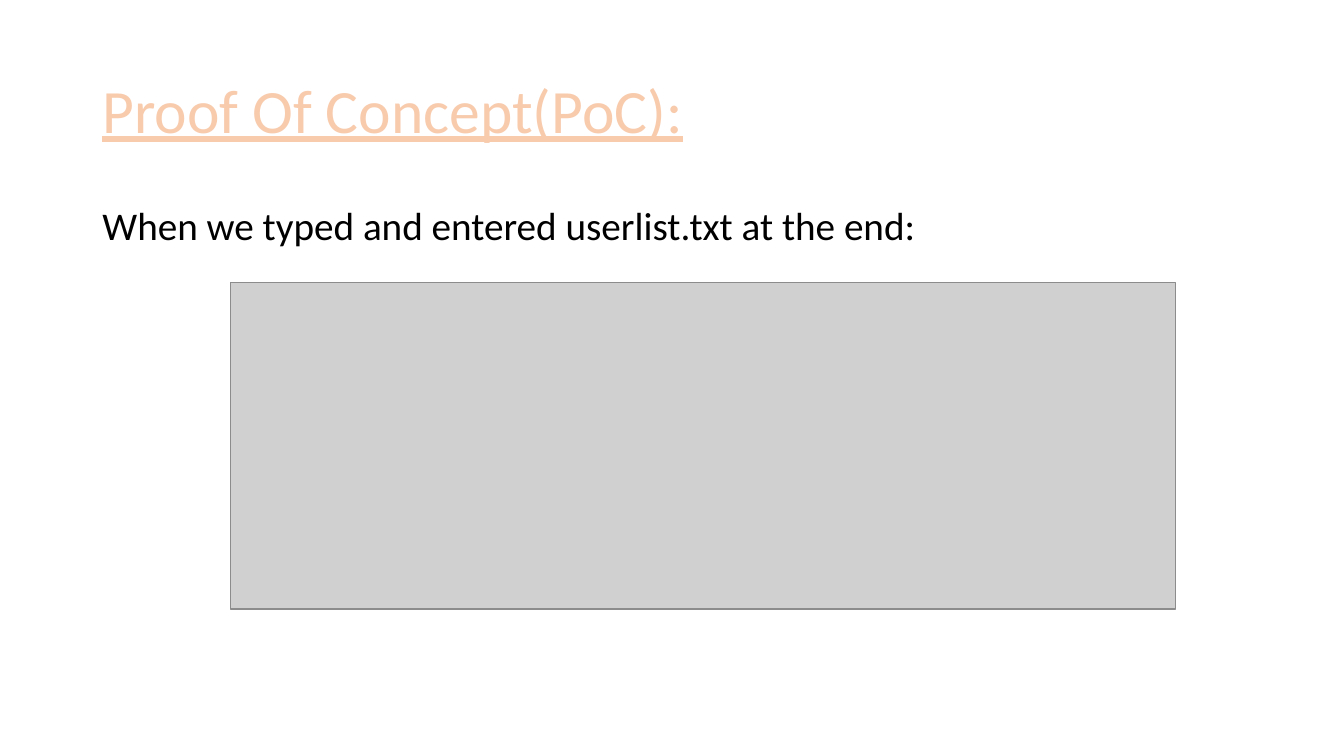
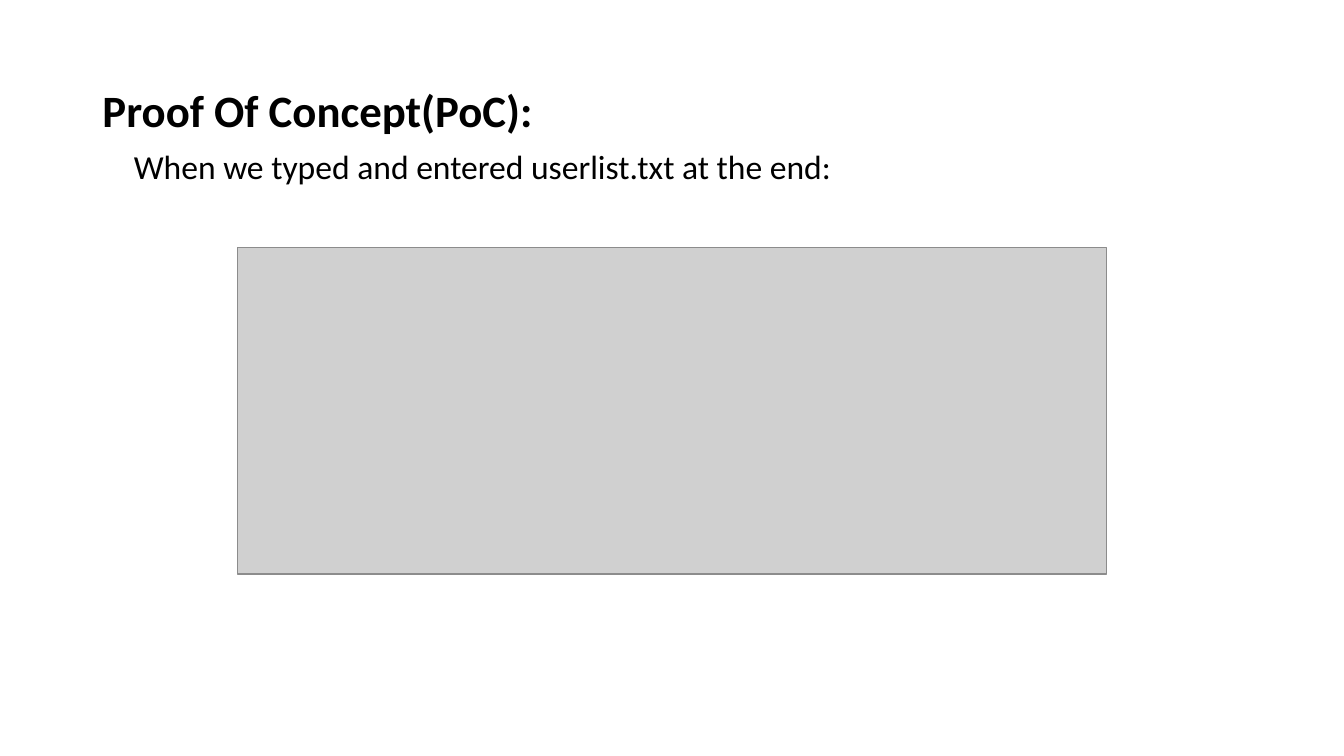
Before and after one commit to RocktimRajkumar/CEH-hack-a-thon, a slide deck: slide 114 of reports/Lifestyle Store/LifeStyle Store Application Reports.pptx. Drawn at 1344x756 pixels with LibreOffice and Linux fonts; fonts in the diff are those of the drawing; grey boxes stand for pictures. Boxes give left, top, right and bottom in pixels: in the first picture for what was removed or moved away, otherwise in the second. Text is boxed around its words. In the diff, an @@ line names an element or a change of style, - is before the commit and + after.

```diff
--- a/reports/Lifestyle Store/LifeStyle Store Application Reports.pptx
+++ b/reports/Lifestyle Store/LifeStyle Store Application Reports.pptx
@@ title "Proof Of Concept(PoC):" at (102, 94, 533, 134): size 44 to 32 pt, text colour #F8CBAD to #000000, letter outline #ED7D31 1.75 pt to none, bold on, underline off @@
@@ text "When we typed and entered ...": place and size @@
-text "When we typed and entered ..." at (102, 212, 915, 247)
+text "When we typed and entered ..." at (134, 155, 831, 185)
@@ text "When we typed and entered ..." at (134, 155, 831, 185): size 28 to 24 pt @@
@@ picture: place and size @@
-picture at (231, 283, 1176, 610)
+picture at (237, 248, 1106, 575)
```
Also in this commit, not shown: 10 other slides changed.
